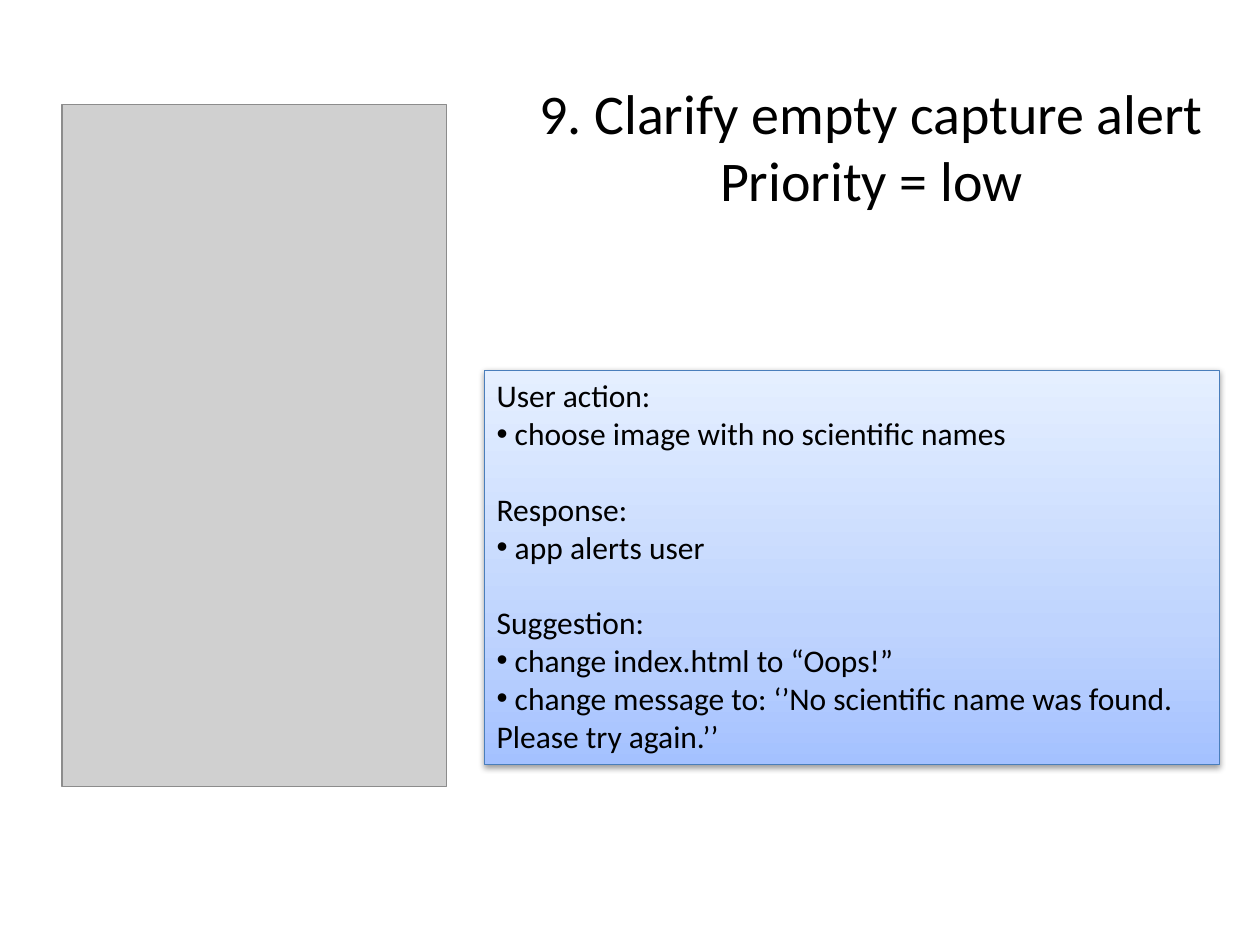
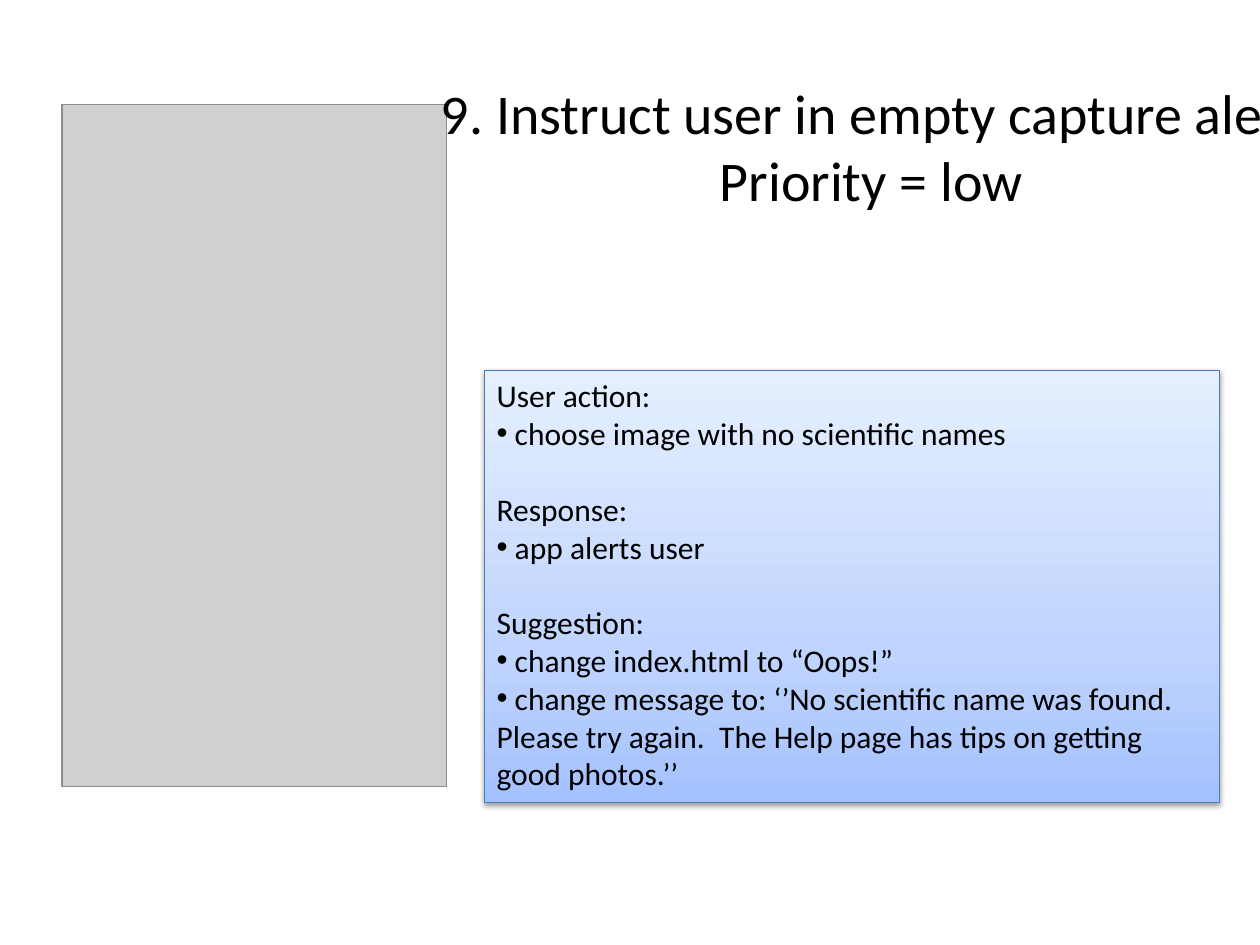
Before and after one commit to phylotastic/Pt_Mobile_Application, a slide deck: slide 11 of design/mobile_app_mvp_priorities.pptx. Drawn at 1260x945 pixels with LibreOffice and Linux fonts; fonts in the diff are those of the drawing; grey boxes stand for pictures. Boxes give left, top, right and bottom in pixels: in the first picture for what was removed or moved away, otherwise in the second. Text is boxed around its words. In the diff, an @@ line names an element or a change of style, - is before the commit and + after.

Commit message:
revised text to refer to help

```diff
--- a/design/mobile_app_mvp_priorities.pptx
+++ b/design/mobile_app_mvp_priorities.pptx
@@ text "9. Instruct user in empty ...": place and size @@
-text "9. Instruct user in empty ..." at (539, 95, 1203, 210)
+text "9. Instruct user in empty ..." at (441, 95, 1182, 210)
@@ text at (441, 95, 1182, 147): text changed @@
-9. Clarify empty capture alert
+9. Instruct user in empty capture alert
@@ rectangle "User action:": place and size @@
-rectangle "User action:" at (484, 370, 1218, 765)
+rectangle "User action:" at (484, 370, 1218, 803)
@@ text in rectangle at (497, 687, 1172, 791): text changed @@
-• change message to: ‘’No scientific name was found. Please try again.’’
+• change message to: ‘’No scientific name was found. Please try again. The Help page has tips on getting good photos.’’
```
Also in this commit, not shown: 1 other slide changed.
